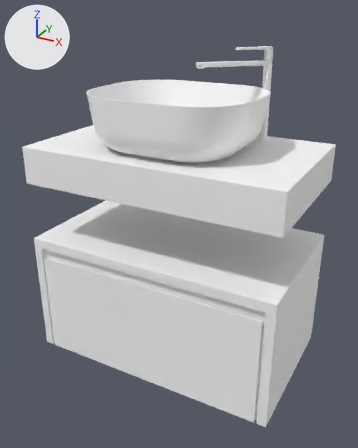
Two versions of the FBX model LosArcosVisualization/Assets/01_Maya/Models_v2/CommodeBath03.fbx, one commit apart.
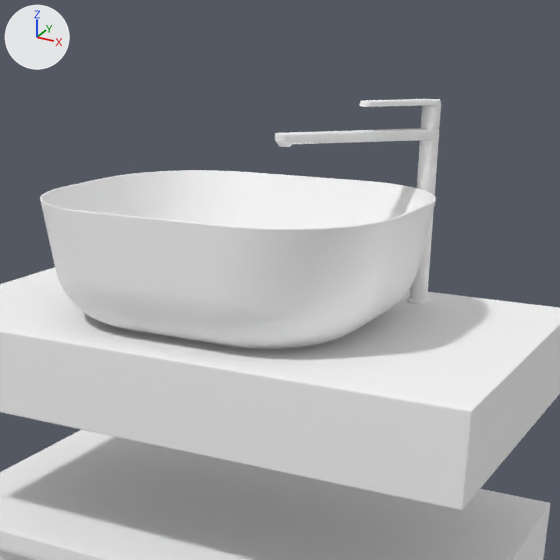
Each version is shown whole from a camera (50 mm lens) standing at (4.1, -2.867, 1.805) and looking at (3.421, -1.632, 1.188), then close up on the part from 19% to 92% of the width and 0% to 58% of the height. Lighting does not change. The marker at upper left points along +X, +Y and +Z. Where no turn or scale is listed for an object, it has been applied to the vertices.

Names of what the first close-up shows: 'BasinBath03_low', 'CommodeLowerBath03_low', 'CommodeUpperBath03_low', 'TapBath03_low'.
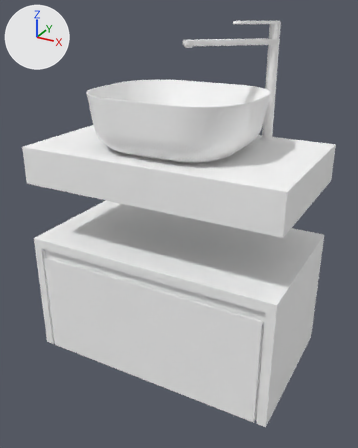
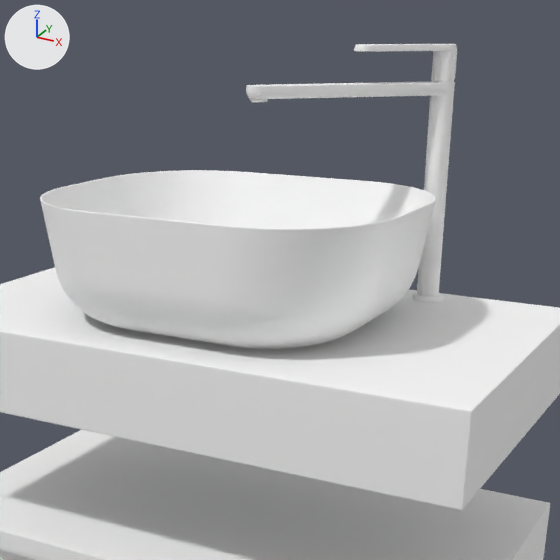
ob_tapbath03_grp is not drawn itself; it is the parent of ob_tapdetailbath03_low, ob_tapbath03_low.

Boxes (x1, y1, x2, y2) around the edits, measured in the close-ups (560 x 560 px):
'TapBath03_low', moved, rescaled (27% wider, 26% taller)
    before: (275, 99, 441, 300)
    after: (246, 44, 457, 297)
'TapDetailBath03_low', moved, rescaled (23% wider, 22% taller)
    before: (406, 296, 431, 304)
    after: (413, 292, 444, 302)

Edits to the bpy script that builds the scene:
```text
Change ob_tapbath03_grp:
    ob_tapbath03_grp.location: (19.27, -7.795, -18.36) -> (19.95, -7.795, -20.3)
    ob_tapbath03_grp.scale: (1.0, 1.0, 1.0) -> (1.25, 1.25, 1.25)
```
